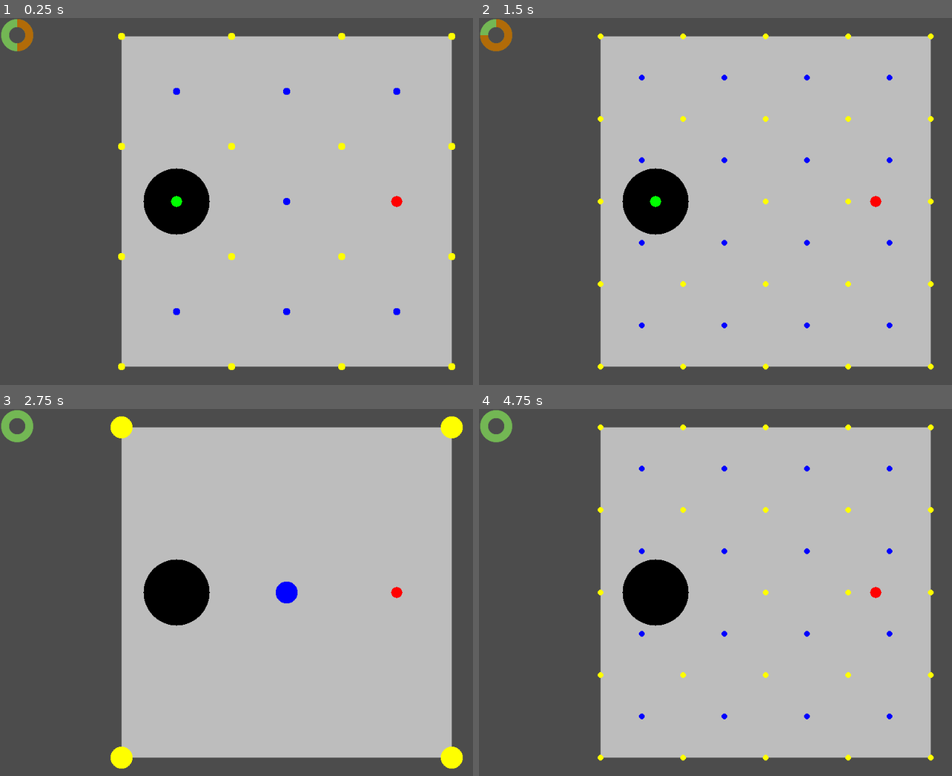
Above: before the commit, frames 1-4 (two rows, left to right).
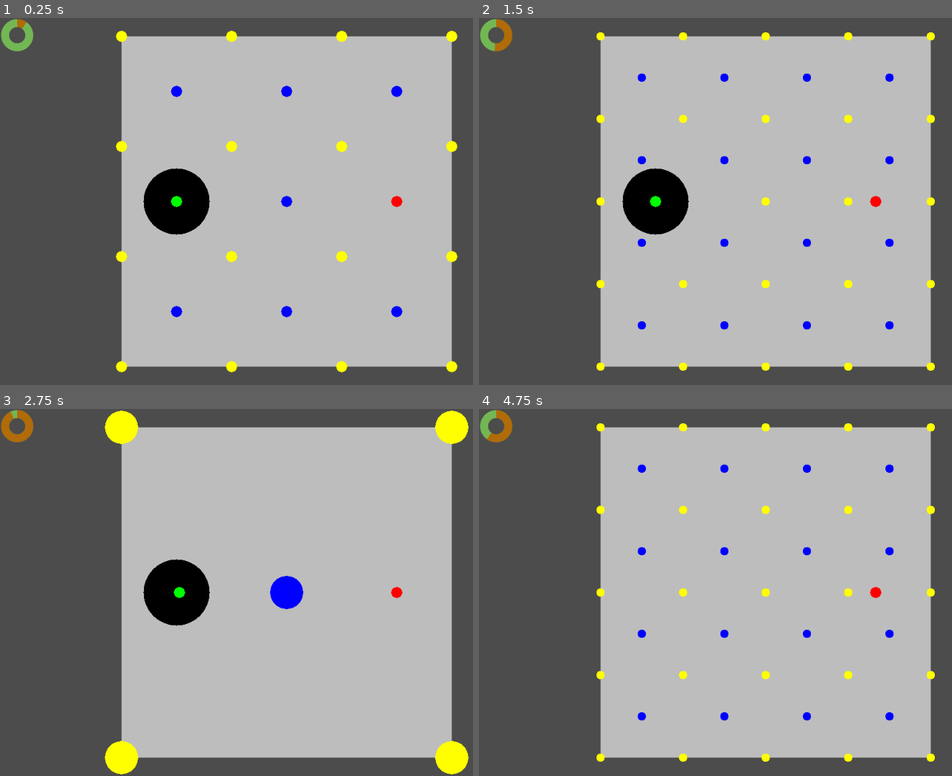
Above: after the commit, the same moments.

Repository: Pe3Hu/kanikani
Game: Godot game, scene res://scenes/Game.tscn
The game is run twice, just before and just after one commit, with the same random seed, the same clock (stepped at 60 frames per second) and the same inputs.
Inputs (mouse positions are in pixels of both pictures, inside the frame that each line leads up to):
- Up to frame 1 (0.25 s): no input
- Up to frame 2 (1.5 s): tap Enter at 0.5 s; move the mouse to (890, 183) at 0.52 s; hold D 0.53-1.28 s; click (890, 183) at 0.67 s; move the mouse to (649, 219) at 1.27 s; hold A from 1.28 s (still down); click (649, 219) at 1.42 s
- Up to frame 3 (2.75 s): move the mouse to (345, 511) at 2.02 s; release A at 2.03 s; hold D from 2.03 s (still down); click (345, 511) at 2.17 s
- Up to frame 4 (4.75 s): move the mouse to (739, 665) at 2.77 s; click (739, 665) at 2.92 s; move the mouse to (937, 647) at 3.52 s; release D at 3.53 s; hold A from 3.53 s (still down); click (937, 647) at 3.67 s; move the mouse to (592, 537) at 4.27 s; click (592, 537) at 4.42 s

The runs differ from the first frame. In frame 1, 1.0% of the frame differs, in the area x 3-97%, y 1-97%; in frame 2, 0.9%; in frame 3, 1.9%; in frame 4, 3.1%, in the area x 1-97%, y 0-97%.

Commit message:
update version 0.0021
1. classes rework
2. ballroom dict.position added

Diff:
--- a/project.godot
+++ b/project.godot
@@ -18,6 +18,7 @@
 
 Global="*res://scripts/Global.gd"
 Classes_0="*res://scripts/Classes_0.gd"
+Classes_1="*res://scripts/Classes_1.gd"
 
 [display]
 
--- a/scenes/Game.tscn
+++ b/scenes/Game.tscn
@@ -15,7 +15,7 @@
 margin_right = 240.0
 margin_bottom = 240.0
 rect_scale = Vector2( 0.25, 0.25 )
-max_value = 4.0
+max_value = 60.0
 value = 1.0
 texture_under = ExtResource( 1 )
 texture_progress = ExtResource( 1 )
--- a/scripts/BallroomDraw.gd
+++ b/scripts/BallroomDraw.gd
@@ -6,7 +6,7 @@
 		for squares in Global.obj.ballroom.dict.square[Global.num.layer.square]:
 			for square in squares:
 				draw_polygon(square.arr.vertex, PoolColorArray([square.color.background]))
-				draw_circle(square.vec.center, square.arr.dot.front().num.a, Color.blue)
+				draw_circle(square.vec.center, Global.dict.a[Global.num.layer.square], Color.blue)
 #
 #		for _i in Global.obj.ballroom.dict.dot[Global.num.layer.square].size():
 #			var _j = (_i+1)%Global.obj.ballroom.dict.dot[Global.num.layer.square].size()
@@ -14,10 +14,10 @@
 
 		for dots in Global.obj.ballroom.dict.dot[Global.num.layer.square]:
 			for dot in dots:
-				draw_circle(dot.vec.position, dot.num.a, dot.color.background)
+				draw_circle(dot.vec.position, Global.dict.a[Global.num.layer.square], dot.color.background)
 
-		for pas in Global.obj.ballroom.arr.pas:
-			for zone in pas.arr.zone:
+		for exam in Global.obj.ballroom.arr.exam:
+			for zone in exam.arr.zone:
 				match zone.word.type:
 					"circle":
 						draw_circle(zone.arr.vertex.front(), zone.num.r, zone.color.background)
@@ -30,7 +30,6 @@
 #		for cells in Global.obj.ballroom.arr.cell:
 #			for cell in cells:
 #				draw_polygon(cell.arr.point, PoolColorArray([cell.color.background]))
-		pass
 
 func _process(delta):
 	update()
--- a/scripts/Classes_0.gd
+++ b/scripts/Classes_0.gd
@@ -1,253 +1,5 @@
 extends Node
 
-
-class Dot:
-	var num = {}
-	var vec = {}
-	var obj = {}
-	var color = {}
-
-	func _init(input_):
-		num.n = input_.n
-		num.l = input_.l
-		num.a = Global.num.dot.a/input_.n
-		vec.grid = input_.grid
-		vec.position = input_.grid*num.l+Global.vec.ballroom
-		obj.ballroom = input_.ballroom
-		color.background = Color.yellow
-
-class Square:
-	var vec = {}
-	var arr = {}
-	var obj = {}
-	var color = {}
-
-	func _init(input_):
-		vec.grid = input_.grid
-		vec.center = Vector2()
-		obj.ballroom = input_.ballroom
-		arr.dot = input_.dots
-		arr.vertex = []
-		color.background = Color.gray
-
-		for dot in arr.dot:
-			arr.vertex.append(dot.vec.position)
-			vec.center += dot.vec.position
-
-		vec.center /= arr.vertex.size()
-
-class Zone:
-	var num = {}
-	var word = {}
-	var arr = {}
-	var obj = {}
-	var color = {}
-
-	func _init(input_):
-		num.r = input_.r
-		word.type = input_.type
-		word.target = input_.target
-		arr.vertex = []
-		obj.pas = input_.pas
-		color.background = Color.black
-
-		set_vertexs()
-
-	func set_vertexs():
-		match word.type:
-			"circle":
-				match word.target:
-					"first":
-						var position = obj.pas.arr.examinee.front().vec.position
-						arr.vertex.append(position)
-
-	func check_examine(examine_, type_):
-		var inside = null
-
-		match word.type:
-			"circle":
-				var d = arr.vertex.front().distance_to(examine_.vec.position)
-				inside = d <= num.r
-
-		match type_:
-			"inside":
-				return !inside
-			"outside":
-				return inside
-
-class Penalty:
-	var num = {}
-	var word = {}
-	var arr = {}
-	var obj = {}
-
-	func _init(input_):
-		num.value = input_.value
-		word.type = input_.type
-		word.effect = input_.effect
-		obj.pas = input_.pas
-		arr.dancer = []
-
-	func punishment():
-		for dancer in arr.dancer:
-			match word.effect:
-				"instantaneous":
-					match word.type:
-						"percent":
-							var damage = float(dancer.num.hp.max*num.value)/100
-							dancer.get_damage(damage)
-
-		arr.dancer = []
-
-class Challenge:
-	var num = {}
-	var word = {}
-	var obj = {}
-
-	func _init(input_):
-		num.time = {}
-		num.time.max = input_.delay
-		num.time.current = 0
-		word.type = input_.type
-		obj.pas = input_.pas
-
-	func tick():
-		num.time.current += 1
-
-		if num.time.current >= num.time.max:
-			num.time.current = 0
-			check_examinees()
-
-	func check_examinees():
-		for examinee in obj.pas.arr.examinee:
-			for zone in obj.pas.arr.zone:
-				if zone.check_examine(examinee,word.type):
-					if !obj.pas.obj.penalty.arr.dancer.has(examinee):
-						obj.pas.obj.penalty.arr.dancer.append(examinee)
-
-		if obj.pas.obj.penalty.arr.dancer.size() > 0:
-			obj.pas.obj.penalty.punishment()
-
-class Pas:
-	var word = {}
-	var arr = {}
-	var obj = {}
-
-	func _init(input_):
-		word.name = input_.name
-		obj.examiner = input_.examiner
-		obj.ballroom = obj.examiner.obj.troupe.obj.ballroom
-		set_examinees()
-		set_challenge()
-		set_zones()
-		set_penalty()
-
-	func set_examinees():
-		var dancers = obj.ballroom.dict.troupe[Global.dict.opponent[obj.examiner.obj.troupe.word.team]].arr.dancer
-		arr.examinee = []
-
-		match word.name:
-			"Classic pas 0":
-				arr.examinee.append_array(dancers)
-
-	func set_challenge():
-		var input = {}
-		input.pas = self
-
-		match word.name:
-			"Classic pas 0":
-				input.delay = 3
-				input.type = "outside"
-
-		obj.challenge = Classes_0.Challenge.new(input)
-
-	func set_zones():
-		arr.zone = []
-
-		var input = {}
-		input.pas = self
-
-		match word.name:
-			"Classic pas 0":
-				input.type = "circle"
-				input.target = "first"
-				input.r = Global.dict.r[input.type][0]
-
-		var zone = Classes_0.Zone.new(input)
-		arr.zone.append(zone)
-
-	func set_penalty():
-		var input = {}
-		input.pas = self
-
-		match word.name:
-			"Classic pas 0":
-				input.effect = "instantaneous"
-				input.type = "percent"
-				input.value = 25
-
-		obj.penalty = Classes_0.Penalty.new(input)
-
-	func end():
-		obj.ballroom.arr.pas.erase(self)
-
-class Dancer:
-	var num = {}
-	var vec = {}
-	var obj = {}
-	var color = {}
-
-	func _init(input_):
-		num.hp = {}
-		num.hp.max = input_.hp
-		num.hp.current = num.hp.max
-		num.a = Global.num.dancer.a
-		vec.position = Vector2(Global.vec.ballroom.x,Global.vec.ballroom.y)
-		obj.troupe = input_.troupe
-
-		set_color()
-
-	func set_color():
-		match obj.troupe.word.team:
-			"mob":
-				color.background = Color.red
-			"champion":
-				color.background = Color.green
-
-	func shift(step_):
-		vec.position = obj.troupe.obj.ballroom.limit_step(vec.position,step_)
-
-	func get_damage(damage_):
-		num.hp.current -= damage_
-		print(num.hp.current)
-
-		if num.hp.current <= 0:
-			die()
-
-	func die():
-		obj.troupe.arr.dancer.erase(self)
-
-		for pas in obj.troupe.obj.ballroom.arr.pas:
-			pas.arr.examinee.erase(self)
-
-class Troupe:
-	var word = {}
-	var arr = {}
-	var obj = {}
-
-	func _init(input_):
-		word.team = input_.team
-		obj.ballroom = input_.ballroom
-		init_dancers()
-
-	func init_dancers():
-		arr.dancer = []
-
-		var input = {}
-		input.hp = 100
-		input.troupe = self
-		var dancer = Classes_0.Dancer.new(input)
-		arr.dancer.append(dancer)
 
 class Ballroom:
 	var num = {}
@@ -258,14 +10,15 @@
 	var color = {}
 
 	func _init():
-		arr.pas = []
+		arr.exam = []
 		init_dots()
 		init_squares()
+		init_rombs()
 		init_troupes()
-
 		color.background = Color.gray
 
 	func init_dots():
+		dict.position = {}
 		dict.dot = {}
 
 		for n in Global.arr.n:
@@ -278,19 +31,29 @@
 				for _j in n+1:
 					var input = {}
 					input.grid = Vector2(_j,_i)
-					input.ballroom = self
-					input.n = n
 					input.l = l
-					var dot = Classes_0.Dot.new(input)
-					dict.dot[n][_i].append(dot)
+					input.position = input.grid*input.l+Global.vec.ballroom
+
+					if !dict.position.keys().has(input.position):
+						input.ballroom = self
+						input.ns = [n]
+						var dot = Classes_1.Dot.new(input)
+						dict.dot[n][_i].append(dot)
+					else:
+						dict.dot[n][_i].append(dict.position[input.position])
+						dict.position[input.position].arr.n.append(n)
+
+			print(dict.position.keys().size())
 
 	func init_squares():
 		dict.square = {}
 
 		for n in dict.dot.keys():
+			dict.dot[-n-1] = []
 			dict.square[n] = []
 
 			for _i in dict.dot[n].size():
+				dict.dot[-n-1].append([])
 				dict.square[n].append([])
 
 				for _j in dict.dot[n][_i].size():
@@ -305,12 +68,31 @@
 							input.dots.append(dict.dot[n][grid.y][grid.x])
 
 					if input.dots.size() == Global.arr.square.size():
+						input.ns = [-n-1]
 						input.ballroom = self
-						var square = Classes_0.Square.new(input)
+						var square = Classes_1.Square.new(input)
 						dict.square[n][_i].append(square)
 
 				if dict.square[n][_i].size() == 0:
 					dict.square[n].remove(_i)
+
+	func init_rombs():
+		dict.romb = {}
+
+		for n in dict.square.keys():
+			dict.romb[n] = []
+
+			for _i in dict.square[n].size():
+				dict.romb[n].append([])
+
+				for _j in dict.square[n][_i].size():
+					var square = dict.square[n][_i][_j]
+					var input = {}
+					input.grid = Vector2(_j,_i)
+					input.windrose = {}
+					input.windrose["N"] = square.vec
+					input.windrose["E"] = square.arr.vertex[0]
+					input.windrose["W"] = square.arr.vertex[1]
 
 	func init_troupes():
 		dict.troupe = {}
@@ -319,11 +101,11 @@
 			var input = {}
 			input.team = team
 			input.ballroom = self
-			var troupe = Classes_0.Troupe.new(input)
+			var troupe = Classes_1.Troupe.new(input)
 			dict.troupe[input.team] = troupe
 
 		spread_troupes()
-		add_pas("mob")
+		add_exam("mob")
 
 	func spread_troupes():
 		var n = 3
@@ -339,12 +121,12 @@
 			for dancer in troupe.arr.dancer:
 				dancer.vec.position = achor
 
-	func add_pas(team_):
+	func add_exam(team_):
 		var input = {}
 		input.examiner = dict.troupe[team_].arr.dancer.front()
-		input.name = Global.arr.pas.front()
-		var pas = Classes_0.Pas.new(input)
-		arr.pas.append(pas)
+		input.name = Global.arr.exam.front()
+		var exam = Classes_1.Exam.new(input)
+		arr.exam.append(exam)
 
 	func shift_troupe(team_,step_):
 		for dancer in dict.troupe[team_].arr.dancer:
--- /dev/null
+++ b/scripts/Classes_1.gd
@@ -0,0 +1,268 @@
+extends Node
+
+
+class Dot:
+	var num = {}
+	var vec = {}
+	var arr = {}
+	var obj = {}
+	var color = {}
+
+	func _init(input_):
+		num.l = input_.l
+		arr.n = input_.ns
+		arr.a = [Global.num.dot.a/arr.n.front()]
+		vec.grid = input_.grid
+		vec.position = input_.position
+		obj.ballroom = input_.ballroom
+		obj.ballroom.dict.position[vec.position] = self
+		color.background = Color.yellow
+
+class Square:
+	var vec = {}
+	var arr = {}
+	var obj = {}
+	var color = {}
+
+	func _init(input_):
+		vec.grid = input_.grid
+		arr.n = input_.ns
+		vec.center = Vector2()
+		obj.ballroom = input_.ballroom
+		arr.dot = input_.dots
+		arr.vertex = []
+		color.background = Color.gray
+
+		for dot in arr.dot:
+			arr.vertex.append(dot.vec.position)
+			vec.center += dot.vec.position
+
+		vec.center /= arr.vertex.size()
+
+		var input = {}
+		input.grid = vec.grid
+		input.l = arr.dot.front().num.l
+		input.position = vec.center
+
+		if !obj.ballroom.dict.position.keys().has(input.position):
+			input.ballroom = obj.ballroom
+			input.ns = arr.n
+			var dot = Classes_1.Dot.new(input)
+			obj.ballroom.dict.dot[arr.n.front()][arr.dot.front().vec.grid.y].append(dot)
+		else:
+			obj.ballroom.dict.dot[arr.n.front()][arr.dot.front().vec.grid.y].append(obj.ballroom.dict.position[input.position])
+			obj.ballroom.dict.position[input.position].arr.n.append(arr.n.front())
+
+class Zone:
+	var num = {}
+	var word = {}
+	var arr = {}
+	var obj = {}
+	var color = {}
+
+	func _init(input_):
+		num.r = input_.r
+		word.type = input_.type
+		word.target = input_.target
+		arr.vertex = []
+		obj.exam = input_.exam
+		color.background = Color.black
+
+		set_vertexs()
+
+	func set_vertexs():
+		match word.type:
+			"circle":
+				match word.target:
+					"first":
+						var position = obj.exam.arr.examinee.front().vec.position
+						arr.vertex.append(position)
+
+	func check_examine(examine_, type_):
+		var inside = null
+
+		match word.type:
+			"circle":
+				var d = arr.vertex.front().distance_to(examine_.vec.position)
+				inside = d <= num.r
+
+		match type_:
+			"inside":
+				return !inside
+			"outside":
+				return inside
+
+class Penalty:
+	var num = {}
+	var word = {}
+	var arr = {}
+	var obj = {}
+
+	func _init(input_):
+		num.value = input_.value
+		word.type = input_.type
+		word.effect = input_.effect
+		obj.exam = input_.exam
+		arr.dancer = []
+
+	func punishment():
+		for dancer in arr.dancer:
+			match word.effect:
+				"instantaneous":
+					match word.type:
+						"percent":
+							var damage = float(dancer.num.hp.max*num.value)/100
+							dancer.get_damage(damage)
+
+		arr.dancer = []
+
+class Challenge:
+	var num = {}
+	var word = {}
+	var obj = {}
+
+	func _init(input_):
+		num.time = {}
+		num.time.max = input_.delay
+		num.time.current = 0
+		word.type = input_.type
+		obj.exam = input_.exam
+
+	func tick():
+		num.time.current += 1
+
+		if num.time.current >= num.time.max:
+			num.time.current = 0
+			check_examinees()
+			obj.exam.obj.ballroom.arr.exam.erase(obj.exam)
+
+	func check_examinees():
+		for examinee in obj.exam.arr.examinee:
+			for zone in obj.exam.arr.zone:
+				if zone.check_examine(examinee,word.type):
+					if !obj.exam.obj.penalty.arr.dancer.has(examinee):
+						obj.exam.obj.penalty.arr.dancer.append(examinee)
+
+		if obj.exam.obj.penalty.arr.dancer.size() > 0:
+			obj.exam.obj.penalty.punishment()
+
+class Exam:
+	var word = {}
+	var arr = {}
+	var obj = {}
+
+	func _init(input_):
+		word.name = input_.name
+		obj.examiner = input_.examiner
+		obj.ballroom = obj.examiner.obj.troupe.obj.ballroom
+		set_examinees()
+		set_challenge()
+		set_zones()
+		set_penalty()
+
+	func set_examinees():
+		var dancers = obj.ballroom.dict.troupe[Global.dict.opponent[obj.examiner.obj.troupe.word.team]].arr.dancer
+		arr.examinee = []
+
+		match word.name:
+			"Classic exam 0":
+				arr.examinee.append_array(dancers)
+
+	func set_challenge():
+		var input = {}
+		input.exam = self
+
+		match word.name:
+			"Classic exam 0":
+				input.delay = 1
+				input.type = "outside"
+
+		obj.challenge = Classes_1.Challenge.new(input)
+
+	func set_zones():
+		arr.zone = []
+
+		var input = {}
+		input.exam = self
+
+		match word.name:
+			"Classic exam 0":
+				input.type = "circle"
+				input.target = "first"
+				input.r = Global.dict.r[input.type][0]
+
+		var zone = Classes_1.Zone.new(input)
+		arr.zone.append(zone)
+
+	func set_penalty():
+		var input = {}
+		input.exam = self
+
+		match word.name:
+			"Classic exam 0":
+				input.effect = "instantaneous"
+				input.type = "percent"
+				input.value = 100
+
+		obj.penalty = Classes_1.Penalty.new(input)
+
+	func end():
+		obj.ballroom.arr.exam.erase(self)
+
+class Dancer:
+	var num = {}
+	var vec = {}
+	var obj = {}
+	var color = {}
+
+	func _init(input_):
+		num.hp = {}
+		num.hp.max = input_.hp
+		num.hp.current = num.hp.max
+		num.a = Global.num.dancer.a
+		vec.position = Vector2(Global.vec.ballroom.x,Global.vec.ballroom.y)
+		obj.troupe = input_.troupe
+
+		set_color()
+
+	func set_color():
+		match obj.troupe.word.team:
+			"mob":
+				color.background = Color.red
+			"champion":
+				color.background = Color.green
+
+	func shift(step_):
+		vec.position = obj.troupe.obj.ballroom.limit_step(vec.position,step_)
+
+	func get_damage(damage_):
+		num.hp.current -= damage_
+		print(num.hp.current)
+
+		if num.hp.current <= 0:
+			die()
+
+	func die():
+		obj.troupe.arr.dancer.erase(self)
+
+		for exam in obj.troupe.obj.ballroom.arr.exam:
+			exam.arr.examinee.erase(self)
+
+class Troupe:
+	var word = {}
+	var arr = {}
+	var obj = {}
+
+	func _init(input_):
+		word.team = input_.team
+		obj.ballroom = input_.ballroom
+		init_dancers()
+
+	func init_dancers():
+		arr.dancer = []
+
+		var input = {}
+		input.hp = 100
+		input.troupe = self
+		var dancer = Classes_1.Dancer.new(input)
+		arr.dancer.append(dancer)
--- a/scripts/Game.gd
+++ b/scripts/Game.gd
@@ -4,14 +4,13 @@
 func _ready():
 #	datas.sort_custom(Sorter, "sort_ascending")
 	Global.obj.ballroom = Classes_0.Ballroom.new()
-	pass
 
 func _input(event):
 	if event is InputEventMouseButton:
 		if Global.flag.click:
 			if Global.obj.keys().has("ballroom"):
 				Global.next_square_layer()
-				pass
+
 			Global.flag.click = !Global.flag.click
 		else:
 			Global.flag.click = !Global.flag.click
@@ -35,5 +34,5 @@
 		Global.node.TimeBar.value -= Global.node.TimeBar.max_value
 
 		if Global.obj.keys().has("ballroom"):
-			for pas in Global.obj.ballroom.arr.pas:
-				pas.obj.challenge.tick()
+			for exam in Global.obj.ballroom.arr.exam:
+				exam.obj.challenge.tick()
--- a/scripts/Global.gd
+++ b/scripts/Global.gd
@@ -35,6 +35,11 @@
 	dict.r = {
 		"circle": [num.ballroom.a]
 	}
+
+	dict.a = {}
+
+	for n in Global.arr.n:
+		dict.a[n] = num.ballroom.a/n/2
 
 func init_primary_key():
 	num.primary_key = {}
@@ -94,7 +99,7 @@
 	]
 
 	arr.n = [1,2,3,4,12]
-	arr.pas = ["Classic pas 0"]
+	arr.exam = ["Classic exam 0"]
 
 func init_node():
 	node.TimeBar = get_node("/root/Game/TimeBar")
